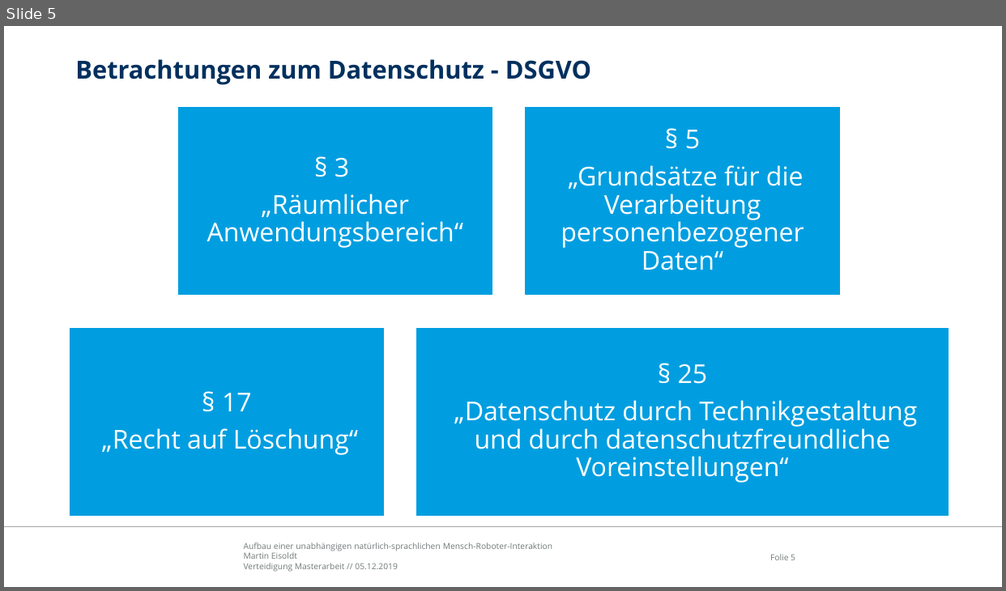
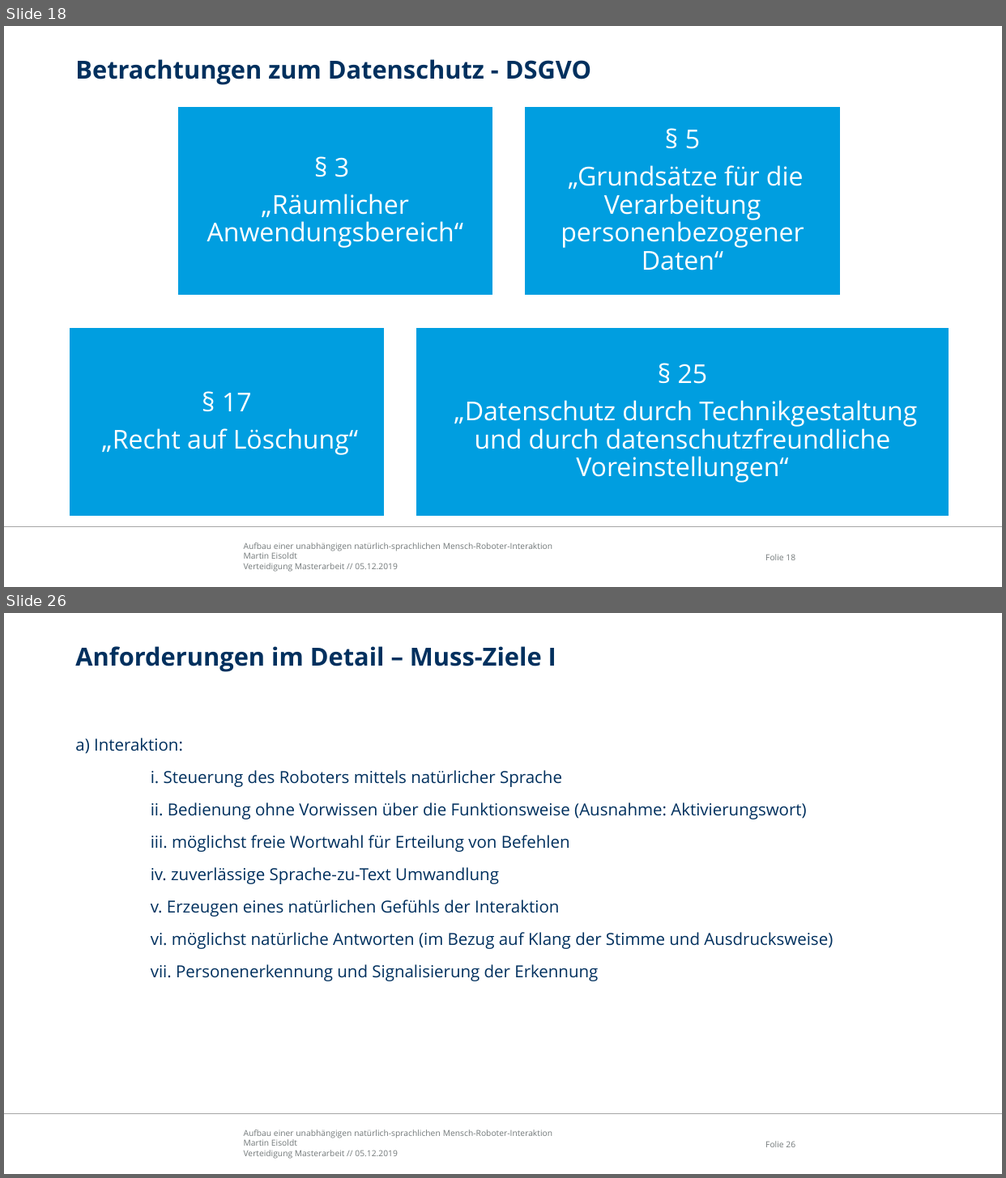
Before and after one commit to edegeyer/masterarbeit, a slide deck: verteidigung/verteidigung.pptx. Shown one above the other, each under a label of ours: slide 5 before the commit, slides 18 and 26 after it; the slides between them are not shown. The pictures are 1006x591 and 1006x1178 pixels, drawn with LibreOffice and Linux fonts; fonts in the diff are those of the drawing; background and template pictures are left out. Boxes give left, top, right and bottom in pixels: in the first picture for what was removed or moved away, otherwise in the second. Text is boxed around its words. In the diff, an @@ line names an element or a change of style, - is before the commit and + after.

```diff
--- a/verteidigung/verteidigung.pptx
+++ b/verteidigung/verteidigung.pptx
@@ slide 26 added at (4,613,1002,1174), background #FFFFFF; not listed: 3 template elements that a slide beside it also shows @@
@@ title added at (75,646,556,672), 24 pt, text #00305E, bold @@
+Anforderungen im Detail – Muss-Ziele I
@@ text added at (75,738,833,982), 16 pt, text #00305E @@
+a) Interaktion:
+i. Steuerung des Roboters mittels natürlicher Sprache
+ii. Bedienung ohne Vorwissen über die Funktionsweise (Ausnahme: Aktivierungswort)
+iii. möglichst freie Wortwahl für Erteilung von Befehlen
+iv. zuverlässige Sprache-zu-Text Umwandlung
+v. Erzeugen eines natürlichen Gefühls der Interaktion
+vi. möglichst natürliche Antworten (im Bezug auf Klang der Stimme und Ausdrucksweise)
+vii. Personenerkennung und Signalisierung der Erkennung
@@ what was slide 5 is now slide 18 @@
@@ page number at (765,554,795,561): text changed @@
-Folie 5
+Folie 18
```
Also in this commit, not shown: 9 slides changed, 6 other slides added, 1 slide removed, 3 other files.
